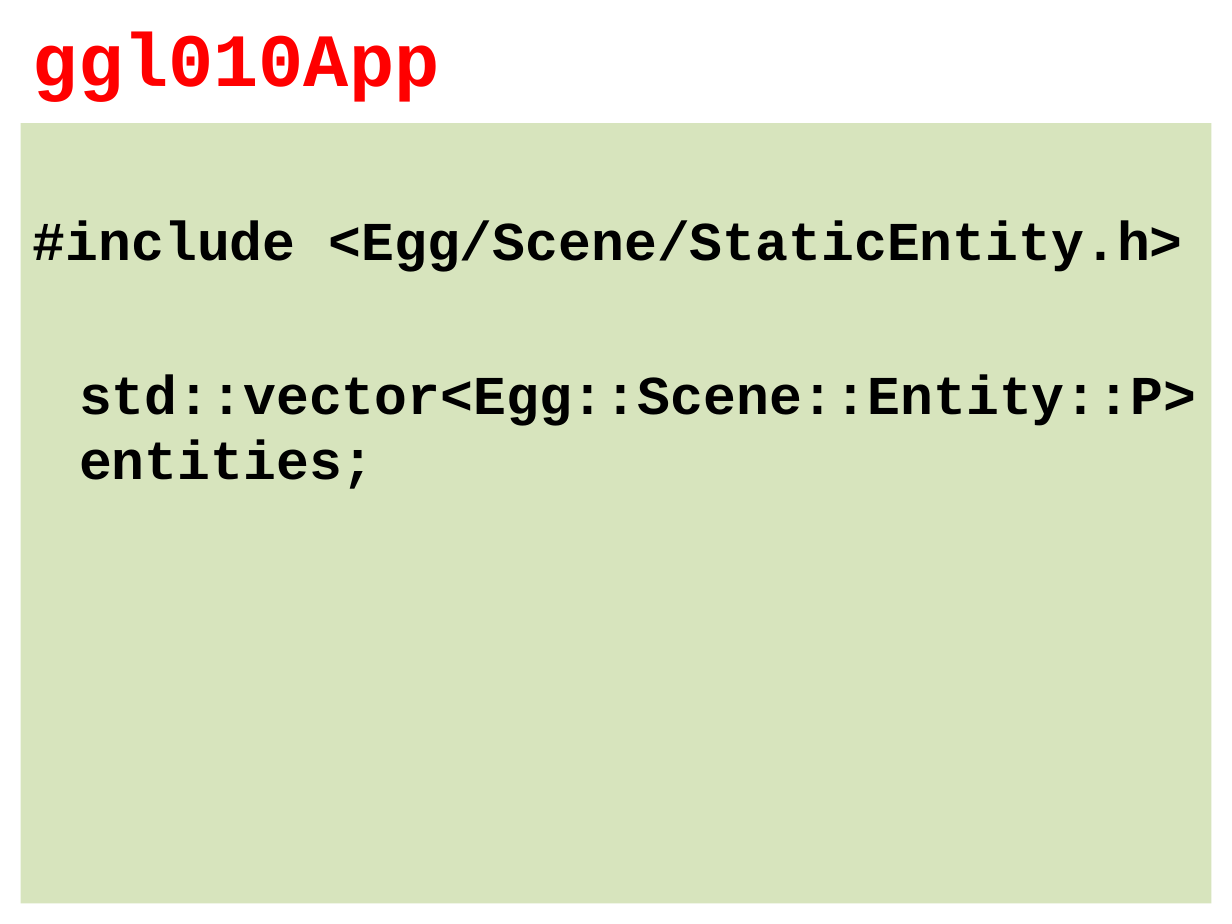
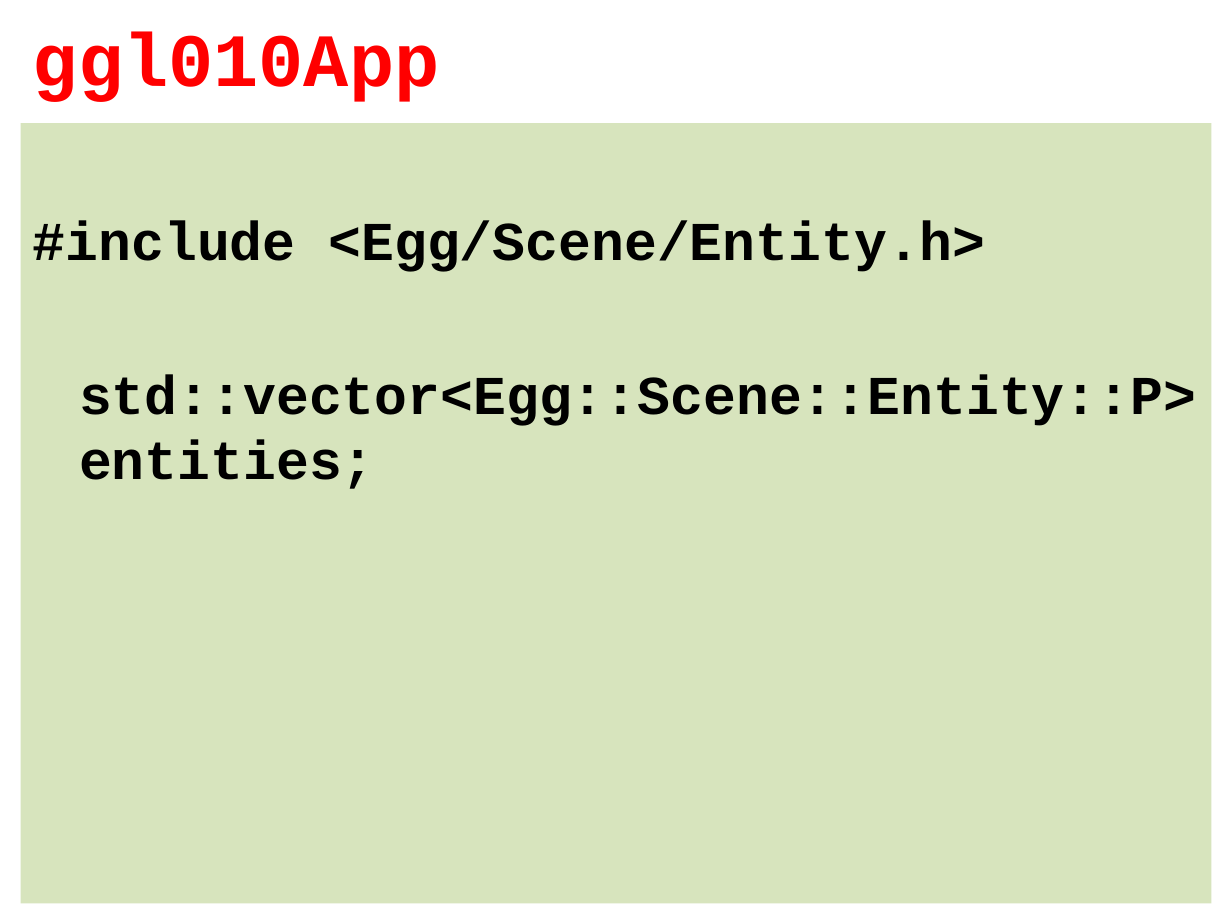
Before and after one commit to szecsi/dx12, a slide deck: slide 10 of Slides/ggl010-Entity.pptx (slide 13 before the commit). Drawn at 1232x924 pixels with LibreOffice and Linux fonts; fonts in the diff are those of the drawing; background and template pictures are left out. Boxes give left, top, right and bottom in pixels: in the first picture for what was removed or moved away, otherwise in the second. Text is boxed around its words. In the diff, an @@ line names an element or a change of style, - is before the commit and + after.

```diff
--- a/Slides/ggl010-Entity.pptx
+++ b/Slides/ggl010-Entity.pptx
@@ text at box(33, 221, 986, 272): text changed @@
-#include <Egg/Scene/StaticEntity.h>
+#include <Egg/Scene/Entity.h>
```
Also in this commit, not shown: 2 other slides changed, 3 slides removed, 26 other files.
